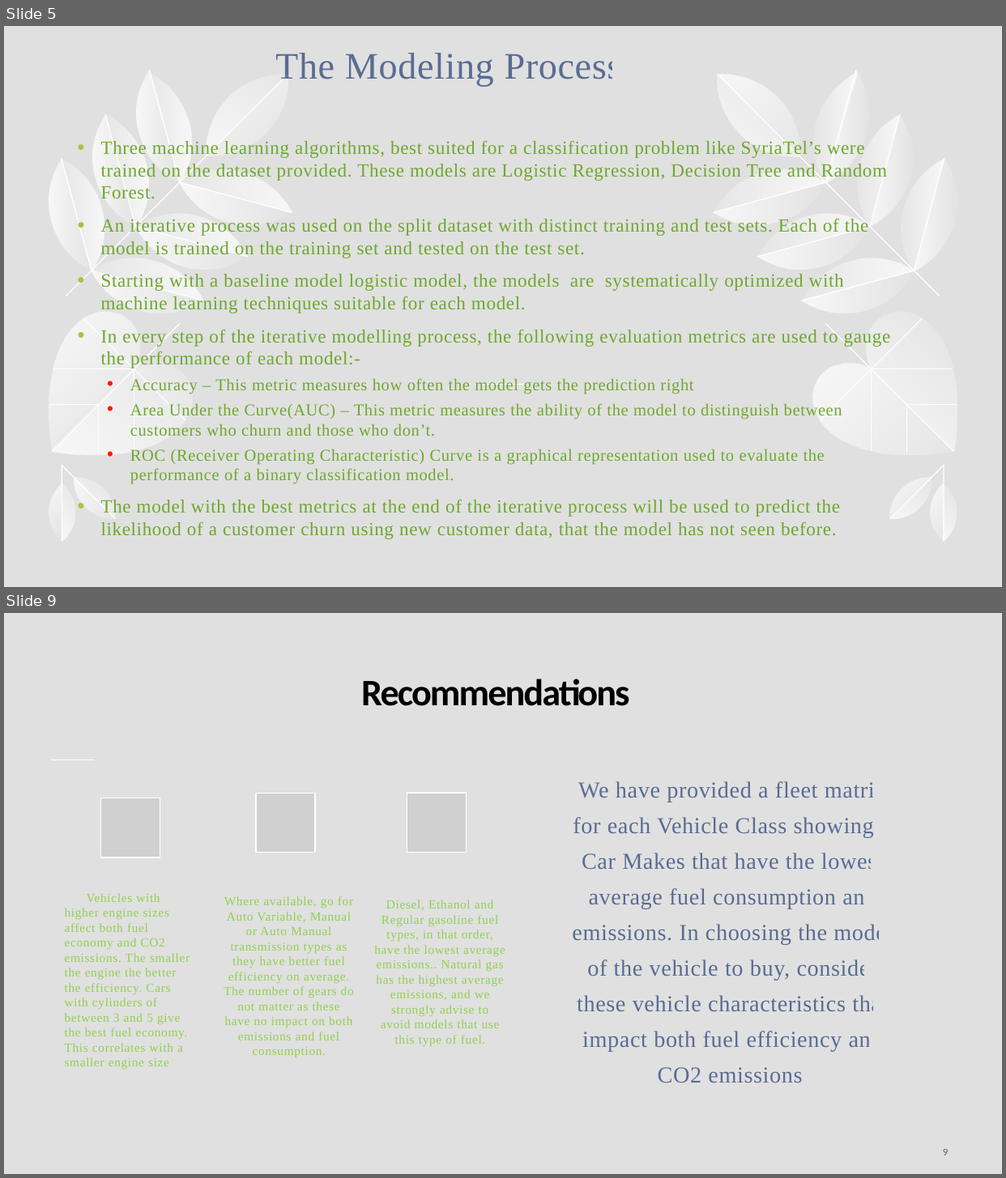
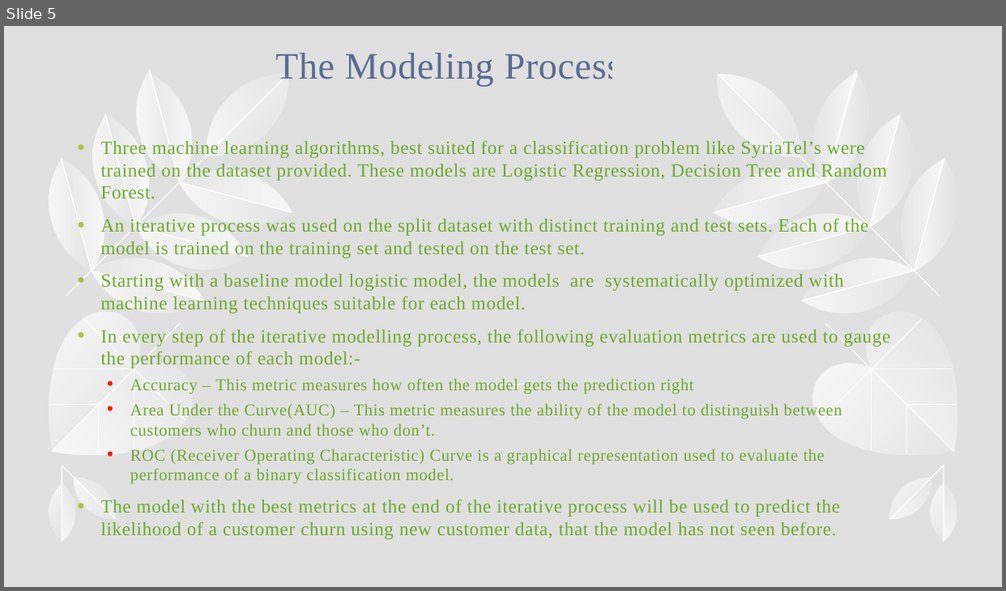
Before and after one commit to WambuiMunene/Phase-3-Project, a slide deck: Presentation.pptx. Shown one above the other, each under a label of ours: slides 5 and 9 before the commit, slide 5 after it; the slides between them are not shown. The pictures are 1006x1178 and 1006x591 pixels, drawn with LibreOffice and Linux fonts; fonts in the diff are those of the drawing; grey boxes stand for pictures. Boxes give left, top, right and bottom in pixels: in the first picture for what was removed or moved away, otherwise in the second. Text is boxed around its words. In the diff, an @@ line names an element or a change of style, - is before the commit and + after.

```diff
--- a/Presentation.pptx
+++ b/Presentation.pptx
@@ slide 9 removed at bbox=[4, 613, 1002, 1174], background #E0E0E0 @@
@@ title removed at bbox=[361, 679, 629, 706] @@
-Recommendations
@@ line removed from (50, 760) to (95, 760) @@
@@ text removed at bbox=[572, 781, 893, 1083] @@
-We have provided a fleet matrix for each Vehicle Class showing 3 Car Makes that have the lowest average fuel consumption and emissions. In choosing the model of the vehicle to buy, consider these vehicle characteristics that impact both fuel efficiency and CO2 emissions.
@@ group removed at bbox=[65, 794, 505, 1058]: 3 pictures, 3 texts @@
-Vehicles with higher engine sizes affect both fuel economy and CO2 emissions. The smaller the engine the better the efficiency. Cars with cylinders of between 3 and 5 give the best fuel economy. This correlates with a smaller engine size
-Where available, go for Auto Variable, Manual or Auto Manual transmission types as they have better fuel efficiency on average. The number of gears do not matter as these have no impact on both emissions and fuel consumption.
-Diesel, Ethanol and Regular gasoline fuel types, in that order, have the lowest average emissions.. Natural gas has the highest average emissions, and we strongly advise to avoid models that use this type of fuel.
@@ page number removed at bbox=[943, 1149, 948, 1156] @@
-9
```
Also in this commit, not shown: 3 slides changed, 2 slides added, 2 other slides removed, 2 other files.
